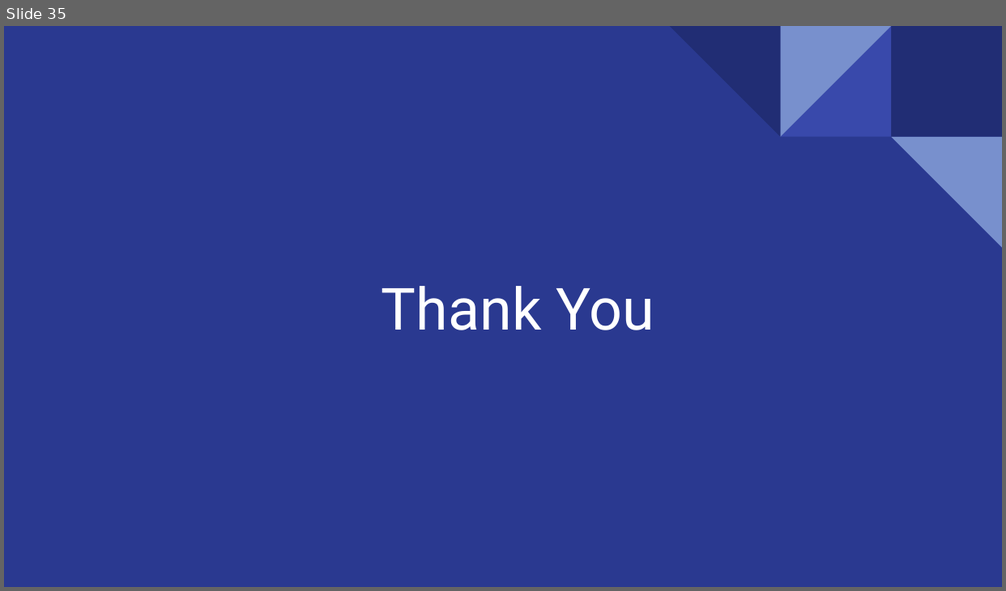
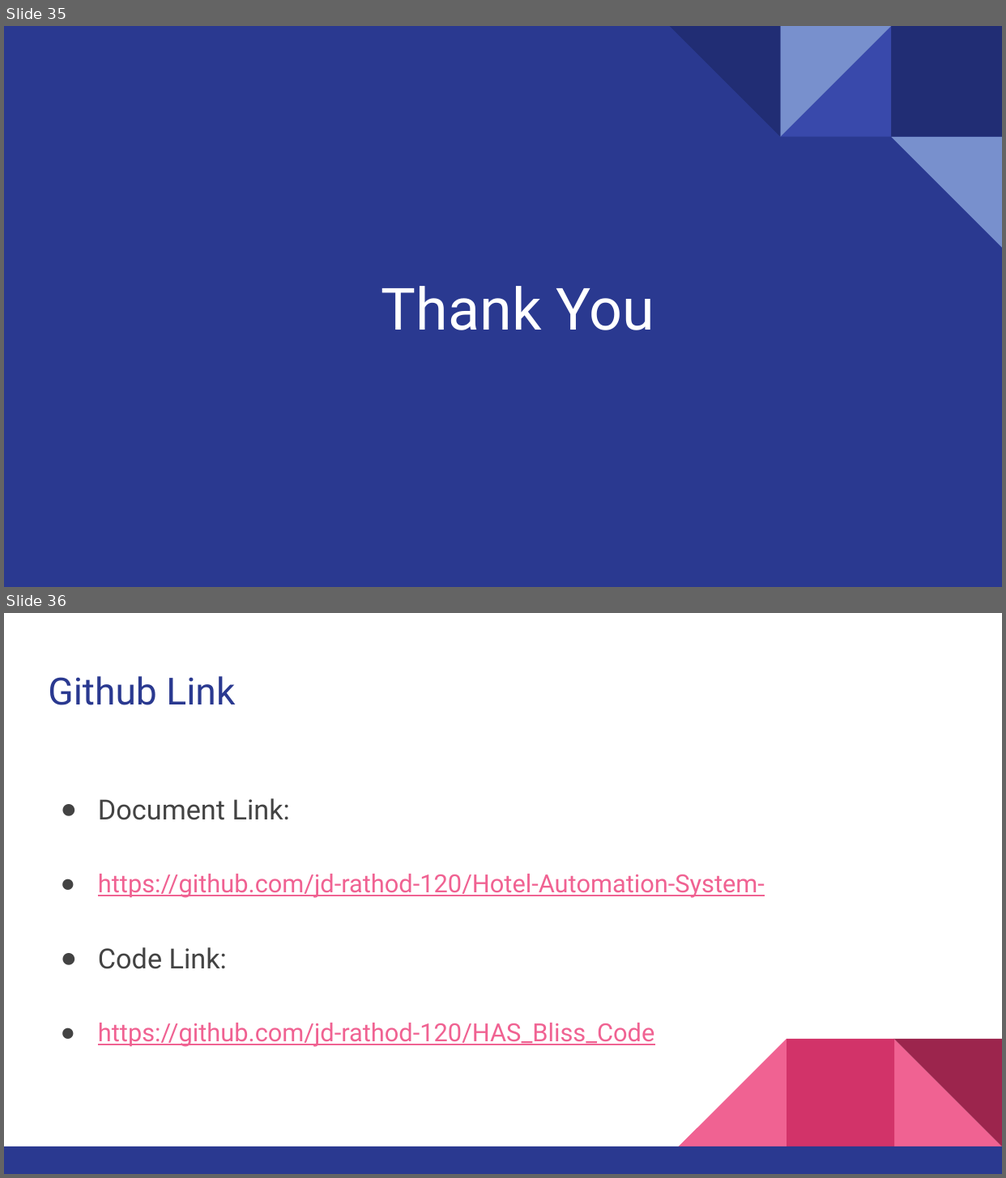
Before and after one commit to jd-rathod-120/Hotel-Automation-System-, a slide deck: Final_Presentation.pptx. Shown one above the other, each under a label of ours: slide 35 before the commit, slides 35 and 36 after it. The pictures are 1006x591 and 1006x1178 pixels, drawn with LibreOffice and Linux fonts; fonts in the diff are those of the drawing. Boxes give left, top, right and bottom in pixels: in the first picture for what was removed or moved away, otherwise in the second. Text is boxed around its words. In the diff, an @@ line names an element or a change of style, - is before the commit and + after.

```diff
--- a/Final_Presentation.pptx
+++ b/Final_Presentation.pptx
@@ slide 36 added at bbox=[4, 613, 1002, 1174], background #FFFFFF @@
@@ title added at bbox=[48, 676, 235, 705], 27 pt, text #2A3990 @@
+Github Link
@@ text added at bbox=[98, 798, 765, 1047], 18 pt, text #F06292, underline @@
+● Document Link:
+● https://github.com/jd-rathod-120/Hotel-Automation-System-
+● Code Link:
+● https://github.com/jd-rathod-120/HAS_Bliss_Code
@@ group added at bbox=[4, 1039, 1002, 1174]: 3 right triangles, 2 rectangles @@
```
Also in this commit, not shown: 4 slides changed.
